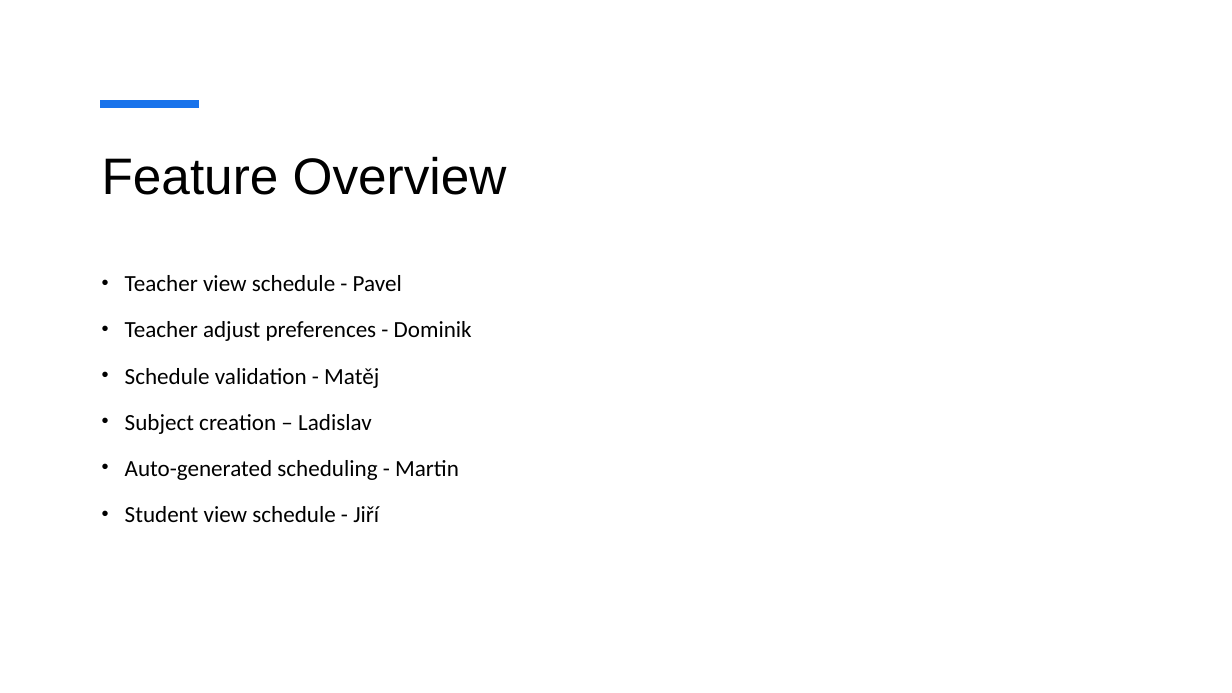
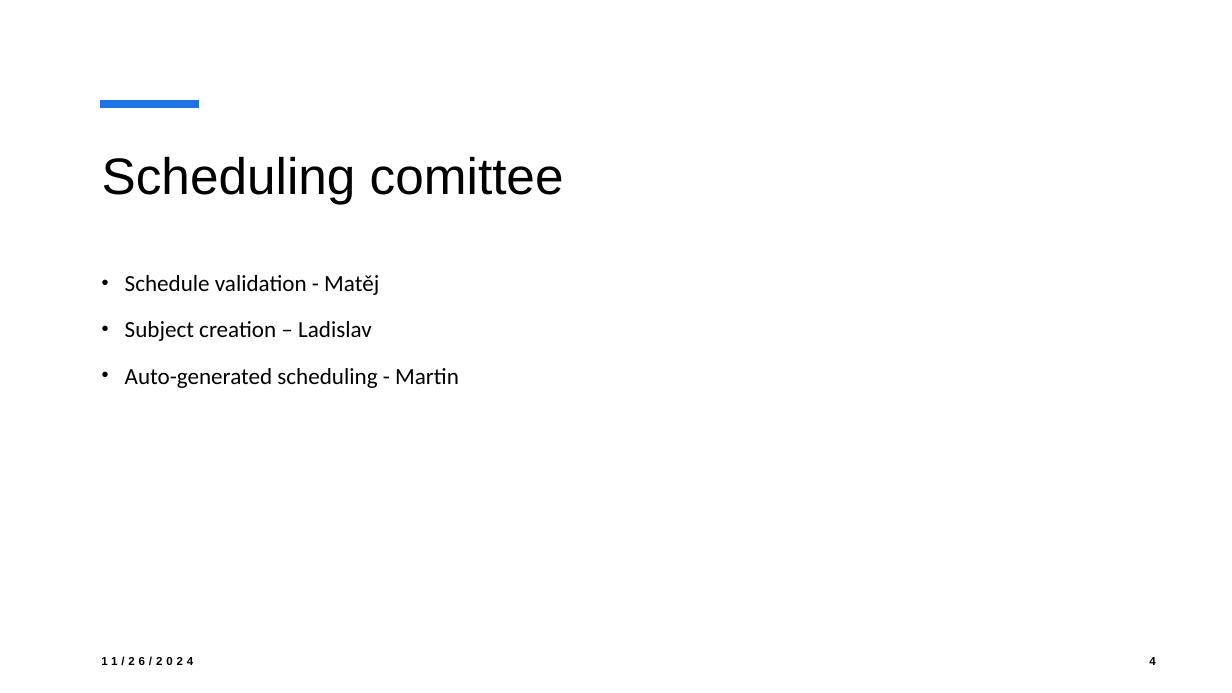
Before and after one commit to MiraZzle/NSWI130, a slide deck: slide 4 of milestone_1/sch2_milestone_1.pptx (slide 2 before the commit). Drawn at 1232x693 pixels with LibreOffice and Linux fonts; fonts in the diff are those of the drawing. Boxes give left, top, right and bottom in pixels: in the first picture for what was removed or moved away, otherwise in the second. Text is boxed around its words. In the diff, an @@ line names an element or a change of style, - is before the commit and + after.

```diff
--- a/milestone_1/sch2_milestone_1.pptx
+++ b/milestone_1/sch2_milestone_1.pptx
@@ title at (102, 156, 564, 204): text changed @@
-Feature Overview
+Scheduling comittee
@@ text at (125, 275, 472, 341): paragraphs removed @@
-• Teacher view schedule - Pavel
-• Teacher adjust preferences - Dominik
@@ text at (125, 506, 379, 522): paragraph removed @@
-• Student view schedule - Jiří
@@ text added at (101, 656, 193, 666), 9 pt, text #000000, bold @@
+11/26/2024
@@ page number added at (1149, 657, 1155, 665), 9 pt, text #000000, bold @@
+4
```
Also in this commit, not shown: 1 other slide changed, 7 slides added, 5 slides removed.
